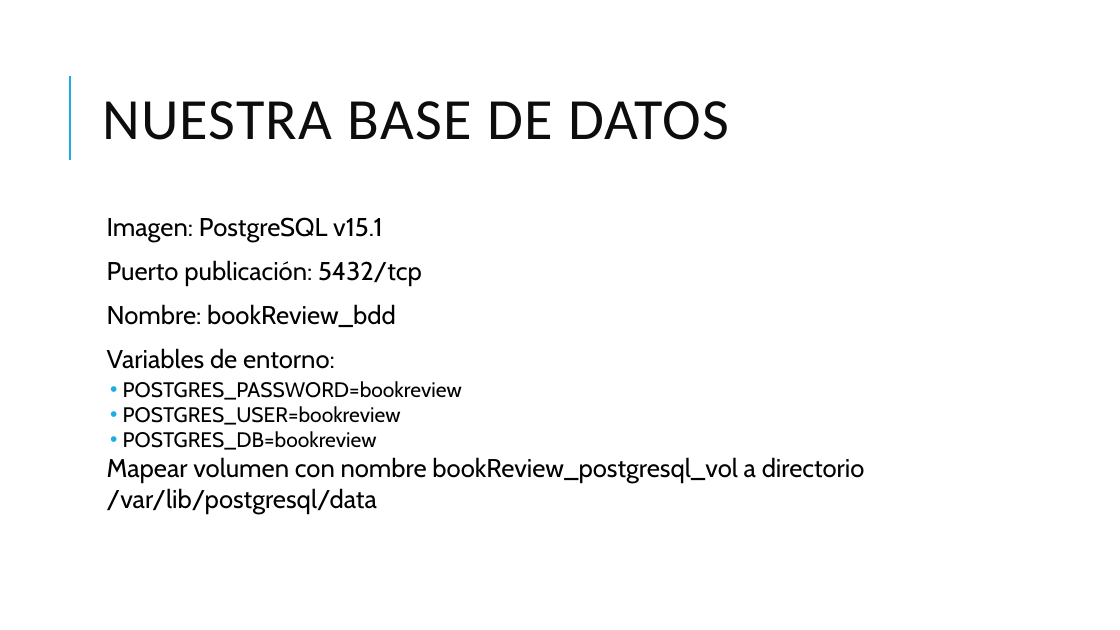
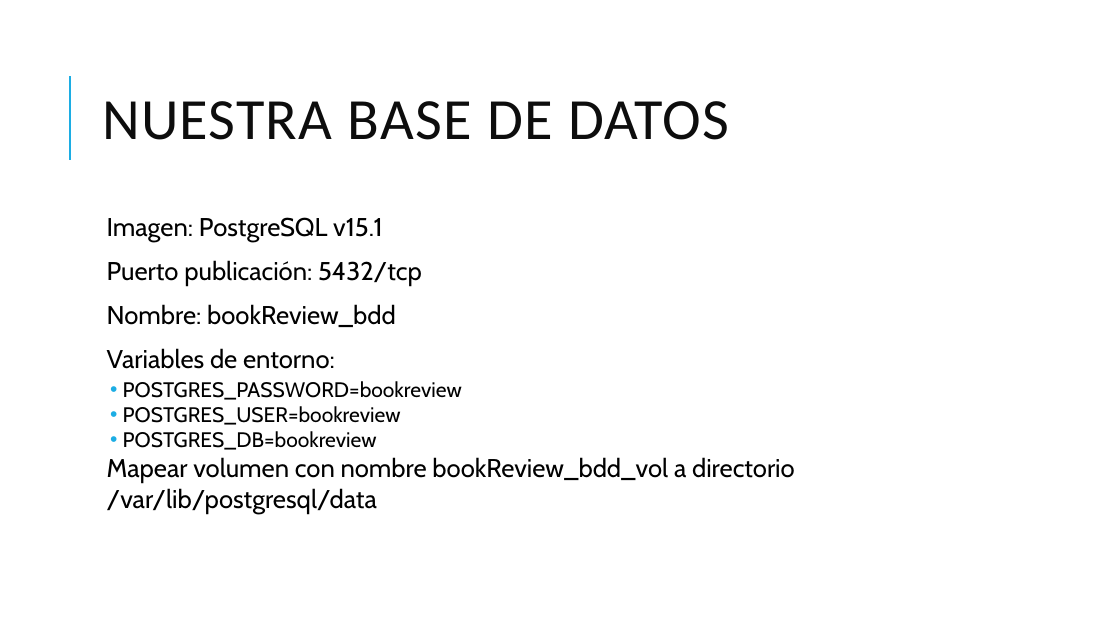
Before and after one commit to grupoinetel/curso-devops-ulpgc, a slide deck: slide 50 of ppt/curso-devops-ulpgc-docker.pptx (slide 49 before the commit). Drawn at 1120x630 pixels with LibreOffice and Linux fonts; fonts in the diff are those of the drawing; background and template pictures are left out. Boxes give left, top, right and bottom in pixels: in the first picture for what was removed or moved away, otherwise in the second. Text is boxed around its words. In the diff, an @@ line names an element or a change of style, - is before the commit and + after.

```diff
--- a/ppt/curso-devops-ulpgc-docker.pptx
+++ b/ppt/curso-devops-ulpgc-docker.pptx
@@ text at box(107, 457, 795, 514): text changed @@
-  Mapear volumen con nombre bookReview_postgresql_vol a directorio /var/lib/postgresql/data
+  Mapear volumen con nombre bookReview_bdd_vol a directorio /var/lib/postgresql/data
```
Also in this commit, not shown: 6 other slides changed, 1 slide added, 4 slides removed.
